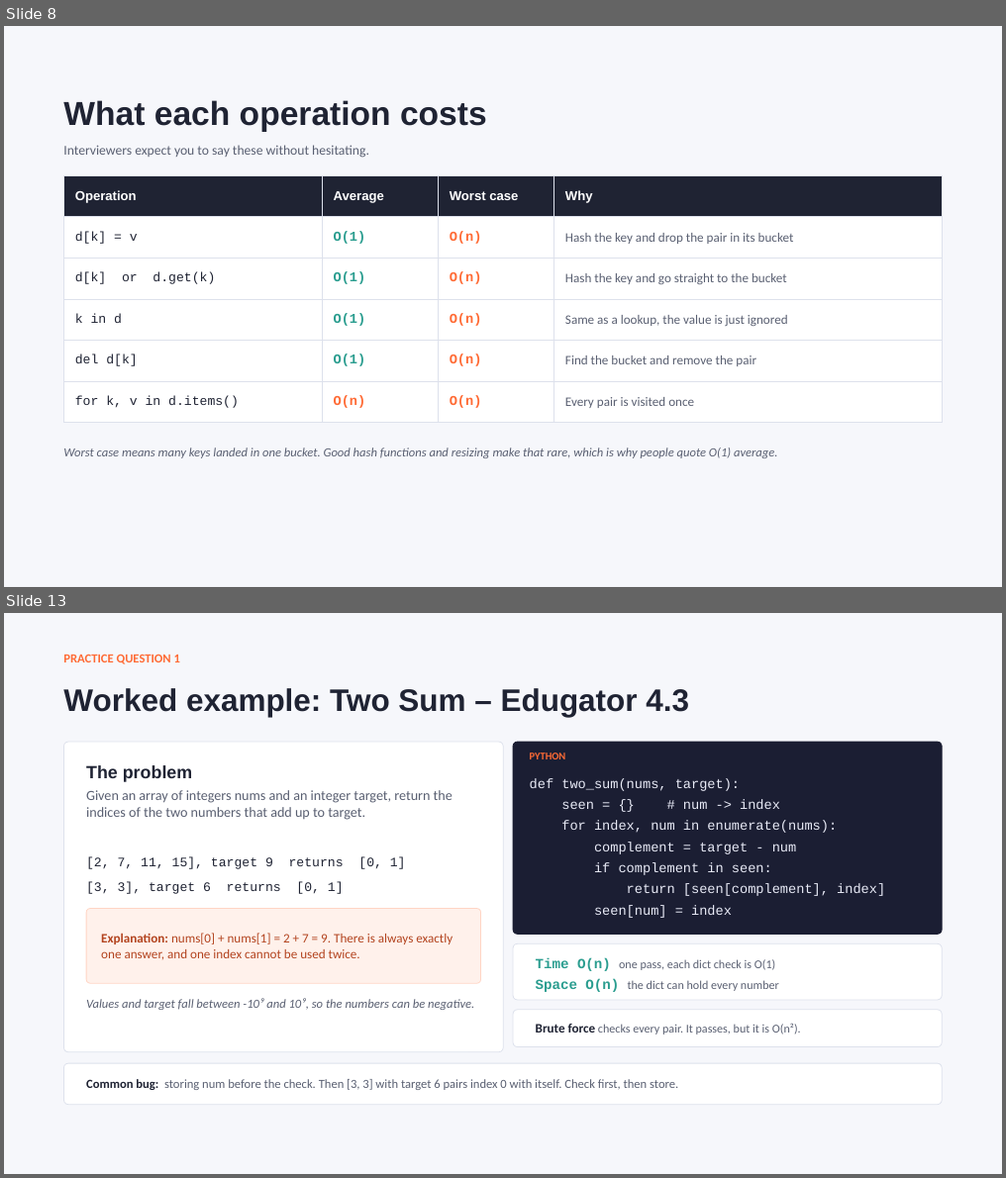
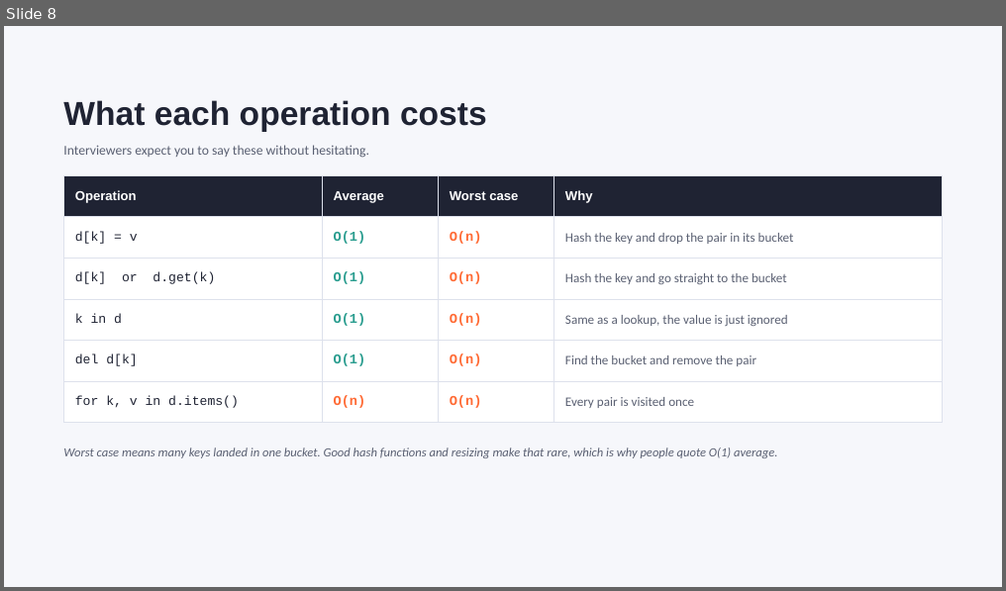
Before and after one commit to kapooramanpreet/TechnicalInterview101, a slide deck: assets/slides/Technical_Interview_101_Hash Tables.pptx. Shown one above the other, each under a label of ours: slides 8 and 13 before the commit, slide 8 after it; the slides between them are not shown. The pictures are 1006x1178 and 1006x591 pixels, drawn with LibreOffice and Linux fonts; fonts in the diff are those of the drawing. Boxes give left, top, right and bottom in pixels: in the first picture for what was removed or moved away, otherwise in the second. Text is boxed around its words. In the diff, an @@ line names an element or a change of style, - is before the commit and + after.

```diff
--- a/assets/slides/Technical_Interview_101_Hash Tables.pptx
+++ b/assets/slides/Technical_Interview_101_Hash Tables.pptx
@@ slide 13 removed at <box>4,613,1002,1174</box>, background #F6F7FB @@
@@ text removed at <box>63,654,180,664</box> @@
-PRACTICE QUESTION 1
@@ title removed at <box>63,688,689,717</box> @@
-Worked example: Two Sum – Edugator 4.3
@@ rounded rectangle removed at <box>63,742,503,1053</box> @@
@@ rounded rectangle removed at <box>513,742,943,934</box> @@
@@ text removed at <box>530,753,566,760</box> @@
-PYTHON
@@ text removed at <box>86,765,192,782</box> @@
-The problem
@@ text removed at <box>86,790,452,820</box> @@
-Given an array of integers nums and an integer target, return the indices of the two numbers that add up to target.
@@ text removed at <box>530,778,885,918</box> @@
-def two_sum(nums, target):
-seen = {} # num -> index
-for index, num in enumerate(nums):
-complement = target - num
-if complement in seen:
-return [seen[complement], index]
-seen[num] = index
@@ text removed at <box>86,858,406,869</box> @@
-[2, 7, 11, 15], target 9 returns [0, 1]
@@ text removed at <box>86,881,344,894</box> @@
-[3, 3], target 6 returns [0, 1]
@@ rounded rectangle removed at <box>86,909,481,983</box> @@
@@ text removed at <box>101,933,452,960</box> @@
-Explanation: nums[0] + nums[1] = 2 + 7 = 9. There is always exactly one answer, and one index cannot be used twice.
@@ rounded rectangle removed at <box>513,944,943,1000</box> @@
@@ text removed at <box>536,959,779,992</box> @@
-Time O(n) one pass, each dict check is O(1)
-Space O(n) the dict can hold every number
@@ text removed at <box>86,998,474,1010</box> @@
-Values and target fall between -10⁹ and 10⁹, so the numbers can be negative.
@@ rounded rectangle removed at <box>513,1010,943,1048</box> @@
@@ text removed at <box>536,1024,801,1035</box> @@
-Brute force checks every pair. It passes, but it is O(n²).
@@ rounded rectangle removed at <box>63,1063,943,1105</box> @@
@@ text removed at <box>86,1079,678,1090</box> @@
-Common bug: storing num before the check. Then [3, 3] with target 6 pairs index 0 with itself. Check first, then store.
```
Also in this commit, not shown: 11 slides changed, 6 slides added, 2 other slides removed.
